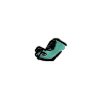
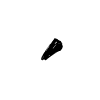
Two versions of the same layered image (100 × 100). Layer-by-layer changes:
added layer "Layer" above "foot-4.png" over [41, 38, 63, 61]
hid "foot-4.png" over [34, 37, 68, 62]
